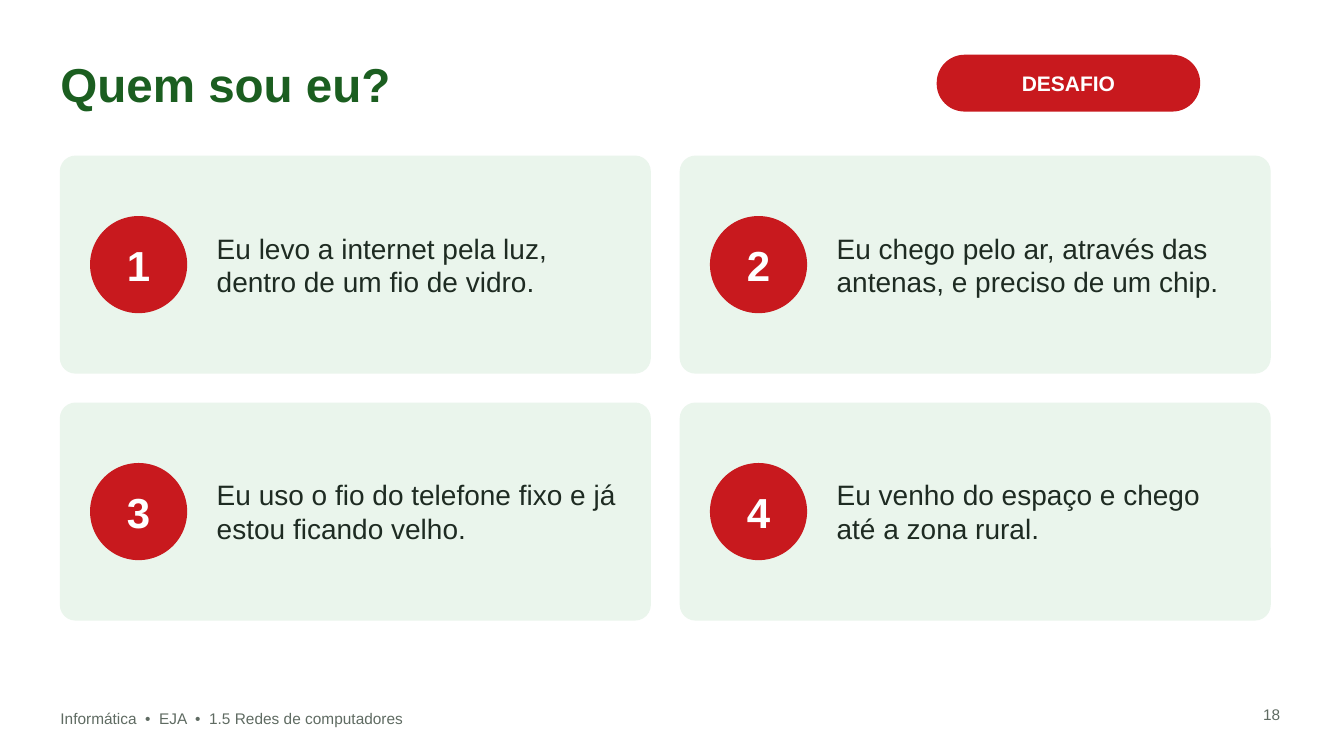
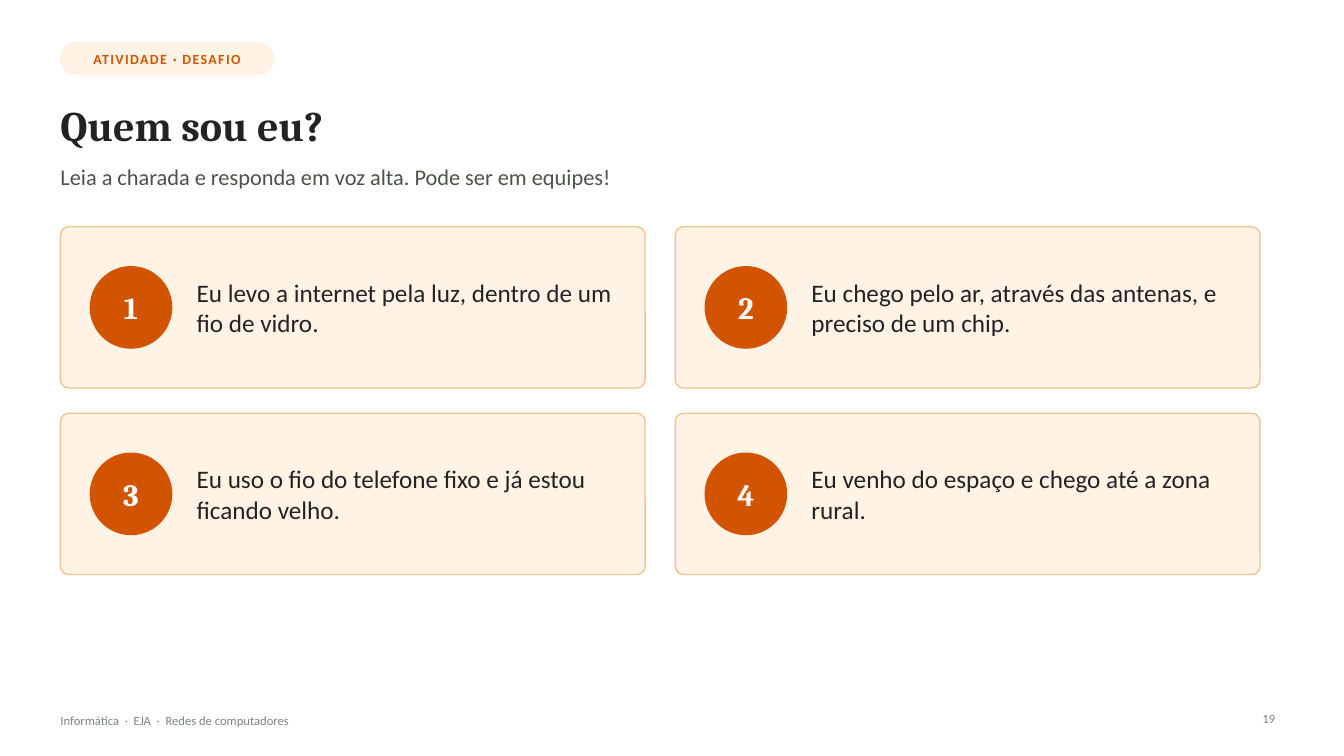
Before and after one commit to douglascsc/sobre, a slide deck: slide 19 of aulas/eja-redes/Redes_de_Computadores_EJA.pptx (slide 18 before the commit). Drawn at 1344x756 pixels with LibreOffice and Linux fonts; fonts in the diff are those of the drawing; background and template pictures are left out. Boxes give left, top, right and bottom in pixels: in the first picture for what was removed or moved away, otherwise in the second. Text is boxed around its words. In the diff, an @@ line names an element or a change of style, - is before the commit and + after.

```diff
--- a/aulas/eja-redes/Redes_de_Computadores_EJA.pptx
+++ b/aulas/eja-redes/Redes_de_Computadores_EJA.pptx
@@ rounded rectangle added at (x1=60, y1=42, x2=274, y2=75), fill #FFF3E6, outline #FFF3E6 1 pt @@
@@ text at (x1=93, y1=55, x2=240, y2=64): text changed; size 15 to 10 pt; font Arial to Calibri; text colour #FFFFFF to #D35400 @@
-DESAFIO
+ATIVIDADE · DESAFIO
@@ rounded rectangle removed at (x1=938, y1=55, x2=1200, y2=111) @@
@@ title "Quem sou eu?" moved from (x1=60, y1=68, x2=390, y2=111) to (x1=60, y1=112, x2=323, y2=149) @@
@@ title "Quem sou eu?" at (x1=60, y1=112, x2=323, y2=149): size 34 to 30 pt, font Arial to Cambria, text colour #1B5E20 to #232323 @@
@@ text added at (x1=60, y1=169, x2=611, y2=189), 16 pt, text #4A5548 @@
+Leia a charada e responda em voz alta. Pode ser em equipes!
@@ rounded rectangle resized from (x1=60, y1=156, x2=650, y2=373) to (x1=60, y1=227, x2=645, y2=388) @@
@@ fill #EAF5EC to #FFF3E6; outline #EAF5EC 1 pt to #F2C38E 1 pt; proportions changed in 4 elements at (x1=60, y1=413, x2=645, y2=575), (x1=676, y1=413, x2=1260, y2=575), (x1=60, y1=227, x2=645, y2=388), (x1=676, y1=227, x2=1260, y2=388) @@
@@ rounded rectangle resized from (x1=681, y1=156, x2=1270, y2=373) to (x1=676, y1=227, x2=1260, y2=388) @@
@@ text "1" moved from (x1=127, y1=252, x2=150, y2=281) to (x1=124, y1=298, x2=138, y2=319) @@
@@ ellipse resized from (x1=91, y1=217, x2=187, y2=313) to (x1=91, y1=267, x2=171, y2=348) @@
@@ text "Eu levo a internet pela ..." moved from (x1=217, y1=238, x2=547, y2=293) to (x1=197, y1=284, x2=611, y2=332) @@
@@ size 30 to 22 pt, font Arial to Cambria in 4 elements at (x1=123, y1=485, x2=139, y2=507), (x1=737, y1=485, x2=754, y2=506), (x1=124, y1=298, x2=138, y2=319), (x1=738, y1=298, x2=754, y2=319) @@
@@ text "2" moved from (x1=747, y1=251, x2=770, y2=281) to (x1=738, y1=298, x2=754, y2=319) @@
@@ fill #C8191E to #D35400; outline #C8191E 1 pt to #D35400 1.5 pt in 4 elements at (x1=91, y1=454, x2=171, y2=534), (x1=706, y1=454, x2=786, y2=534), (x1=91, y1=267, x2=171, y2=348), (x1=706, y1=267, x2=786, y2=348) @@
@@ ellipse resized from (x1=711, y1=217, x2=807, y2=313) to (x1=706, y1=267, x2=786, y2=348) @@
@@ size 20 to 18 pt, font Arial to Calibri, text colour #1E2B22 to #232323 in 4 elements at (x1=197, y1=470, x2=585, y2=519), (x1=811, y1=470, x2=1210, y2=519), (x1=197, y1=284, x2=611, y2=332), (x1=811, y1=284, x2=1217, y2=336) @@
@@ text "Eu chego pelo ar, através ..." moved from (x1=837, y1=238, x2=1218, y2=297) to (x1=811, y1=284, x2=1217, y2=336) @@
@@ rounded rectangle resized from (x1=60, y1=403, x2=650, y2=620) to (x1=60, y1=413, x2=645, y2=575) @@
@@ rounded rectangle resized from (x1=681, y1=403, x2=1270, y2=620) to (x1=676, y1=413, x2=1260, y2=575) @@
@@ text "Eu uso o fio do ..." moved from (x1=217, y1=484, x2=616, y2=540) to (x1=197, y1=470, x2=585, y2=519) @@
@@ text "Eu venho do espaço e ..." moved from (x1=837, y1=484, x2=1199, y2=540) to (x1=811, y1=470, x2=1210, y2=519) @@
@@ text "3" moved from (x1=127, y1=498, x2=150, y2=529) to (x1=123, y1=485, x2=139, y2=507) @@
@@ ellipse resized from (x1=91, y1=464, x2=187, y2=560) to (x1=91, y1=454, x2=171, y2=534) @@
@@ text "4" moved from (x1=747, y1=499, x2=770, y2=528) to (x1=737, y1=485, x2=754, y2=506) @@
@@ ellipse resized from (x1=711, y1=464, x2=807, y2=560) to (x1=706, y1=454, x2=786, y2=534) @@
@@ text at (x1=60, y1=716, x2=289, y2=727): text changed; size 11 to 9 pt; font Arial to Calibri; text colour #5F6B62 to #7A867A @@
-Informática • EJA • 1.5 Redes de computadores
+Informática · EJA · Redes de computadores
@@ page number added at (x1=1262, y1=715, x2=1275, y2=723), 9 pt, text #7A867A @@
+19
@@ page number removed at (x1=1263, y1=709, x2=1280, y2=720) @@
-18
```
Also in this commit, not shown: 26 other slides changed, 2 slides added, 1 slide removed, 1 other file.
